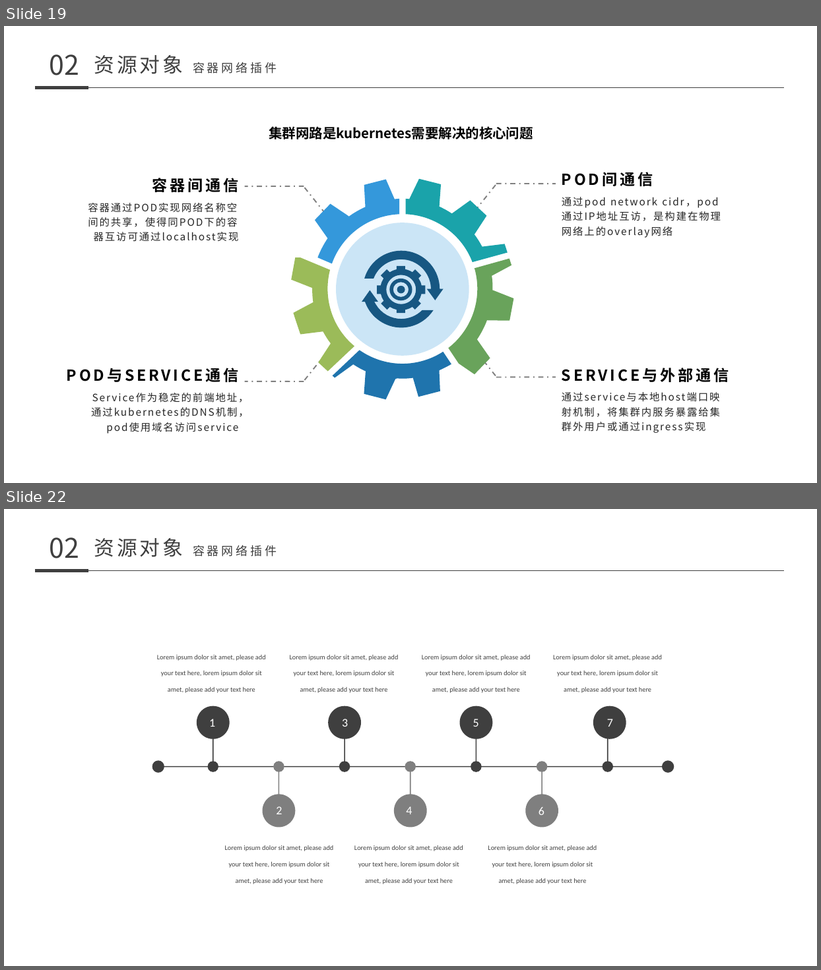
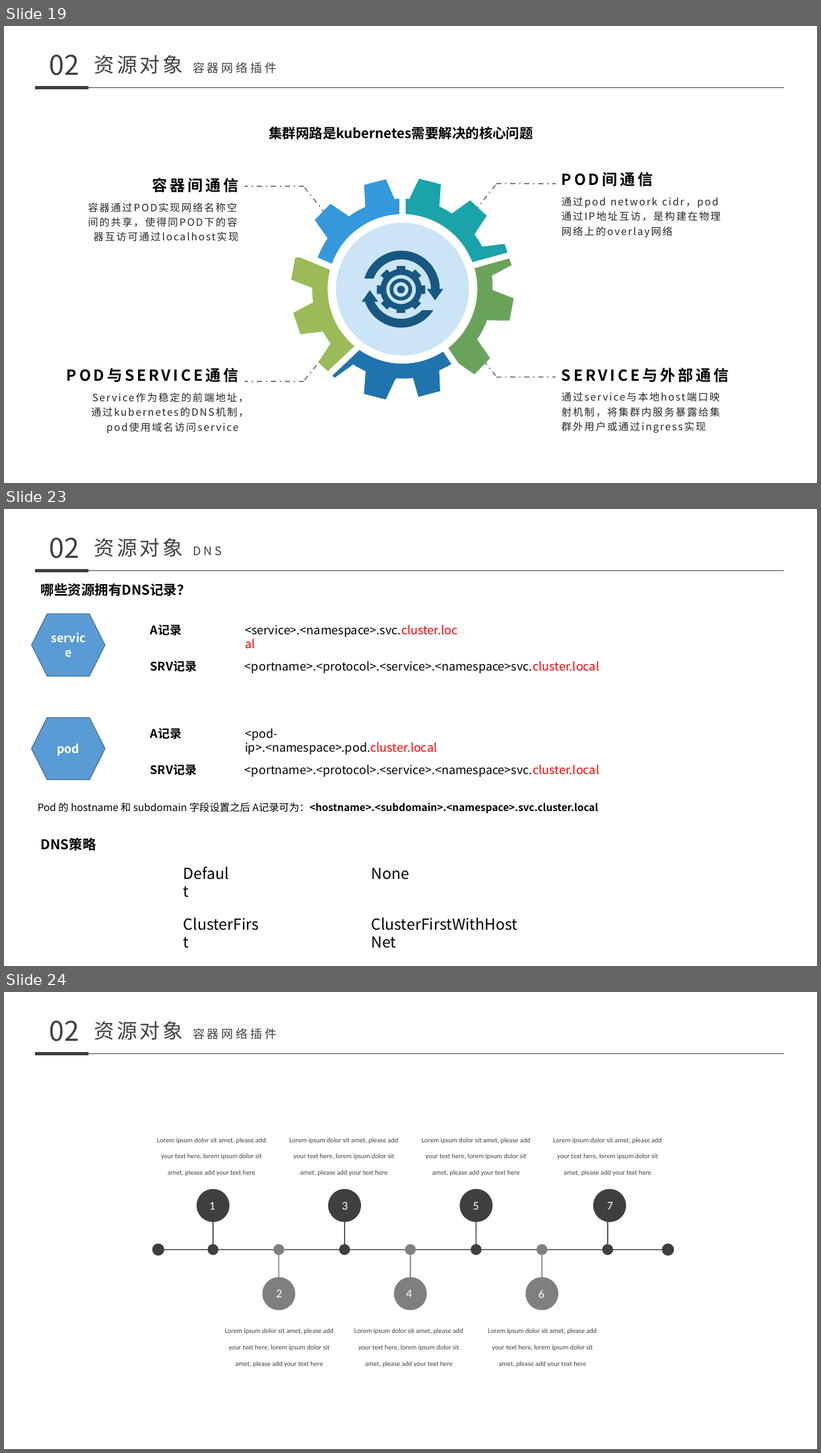
Before and after one commit to nutionMedivn/Kubernetes-training-camp, a slide deck: 基础/008-011 kubernetes.pptx. Shown one above the other, each under a label of ours: slides 19 and 22 before the commit, slides 19, 23 and 24 after it; the slides between them are not shown. The pictures are 821x970 and 821x1453 pixels, drawn with LibreOffice and Linux fonts; fonts in the diff are those of the drawing. Boxes give left, top, right and bottom in pixels: in the first picture for what was removed or moved away, otherwise in the second. Text is boxed around its words. In the diff, an @@ line names an element or a change of style, - is before the commit and + after.

```diff
--- a/基础/008-011 kubernetes.pptx
+++ b/基础/008-011 kubernetes.pptx
@@ slide 23 added at (x1=4, y1=509, x2=817, y2=966), background #FFFFFF @@
@@ text added at (x1=50, y1=537, x2=80, y2=559), 32 pt, text #3F3F3F @@
+02
@@ text added at (x1=94, y1=538, x2=184, y2=557), 24 pt, text #3F3F3F @@
+资源对象 DNS
@@ line added from (35, 570) to (88, 570), #3F3F3F 4.5 pt @@
@@ text added at (x1=41, y1=583, x2=191, y2=596), 16 pt, text #000000, bold @@
+哪些资源拥有DNS记录？
@@ line added from (88, 570) to (784, 570), #3F3F3F 0.5 pt @@
@@ hexagon added at (x1=32, y1=614, x2=104, y2=676), fill #5B9BD5, outline #43739E 1 pt, 14 pt, text #FFFFFF, bold @@
+service
@@ text added at (x1=151, y1=625, x2=182, y2=636), 14 pt, text #000000, bold @@
+A记录
@@ text added at (x1=245, y1=625, x2=458, y2=637), 14 pt, text #000000 @@
+<service>.<namespace>.svc.cluster.local
@@ text added at (x1=151, y1=661, x2=197, y2=672), 14 pt, text #000000, bold @@
+SRV记录
@@ text added at (x1=245, y1=661, x2=599, y2=673), 14 pt, text #000000 @@
+<portname>.<protocol>.<service>.<namespace>svc.cluster.local
@@ hexagon added at (x1=32, y1=718, x2=104, y2=780), fill #5B9BD5, outline #43739E 1 pt, 14 pt, text #FFFFFF, bold @@
+pod
@@ text added at (x1=151, y1=728, x2=182, y2=739), 14 pt, text #000000, bold @@
+A记录
@@ text added at (x1=245, y1=728, x2=437, y2=755), 14 pt, text #000000 @@
+<pod-ip>.<namespace>.pod.cluster.local
@@ text added at (x1=151, y1=764, x2=197, y2=776), 14 pt, text #000000, bold @@
+SRV记录
@@ text added at (x1=245, y1=764, x2=599, y2=777), 14 pt, text #000000 @@
+<portname>.<protocol>.<service>.<namespace>svc.cluster.local
@@ text added at (x1=38, y1=803, x2=599, y2=814), 12 pt, text #000000, bold @@
+Pod 的 hostname 和 subdomain 字段设置之后 A记录可为：<hostname>.<subdomain>.<namespace>.svc.cluster.local
@@ text added at (x1=41, y1=838, x2=96, y2=851), 16 pt, text #000000, bold @@
+DNS策略
@@ text added at (x1=177, y1=861, x2=239, y2=885), 18 pt, text #000000 @@
+Default
@@ text added at (x1=371, y1=868, x2=409, y2=880), 18 pt, text #000000 @@
+None
@@ text added at (x1=177, y1=912, x2=269, y2=937), 18 pt, text #000000 @@
+ClusterFirst
@@ text added at (x1=365, y1=912, x2=535, y2=937), 18 pt, text #000000 @@
+ClusterFirstWithHostNet
@@ what was slide 22 is now slide 24 @@
```
Also in this commit, not shown: 2 slides changed, 1 other slide added.
